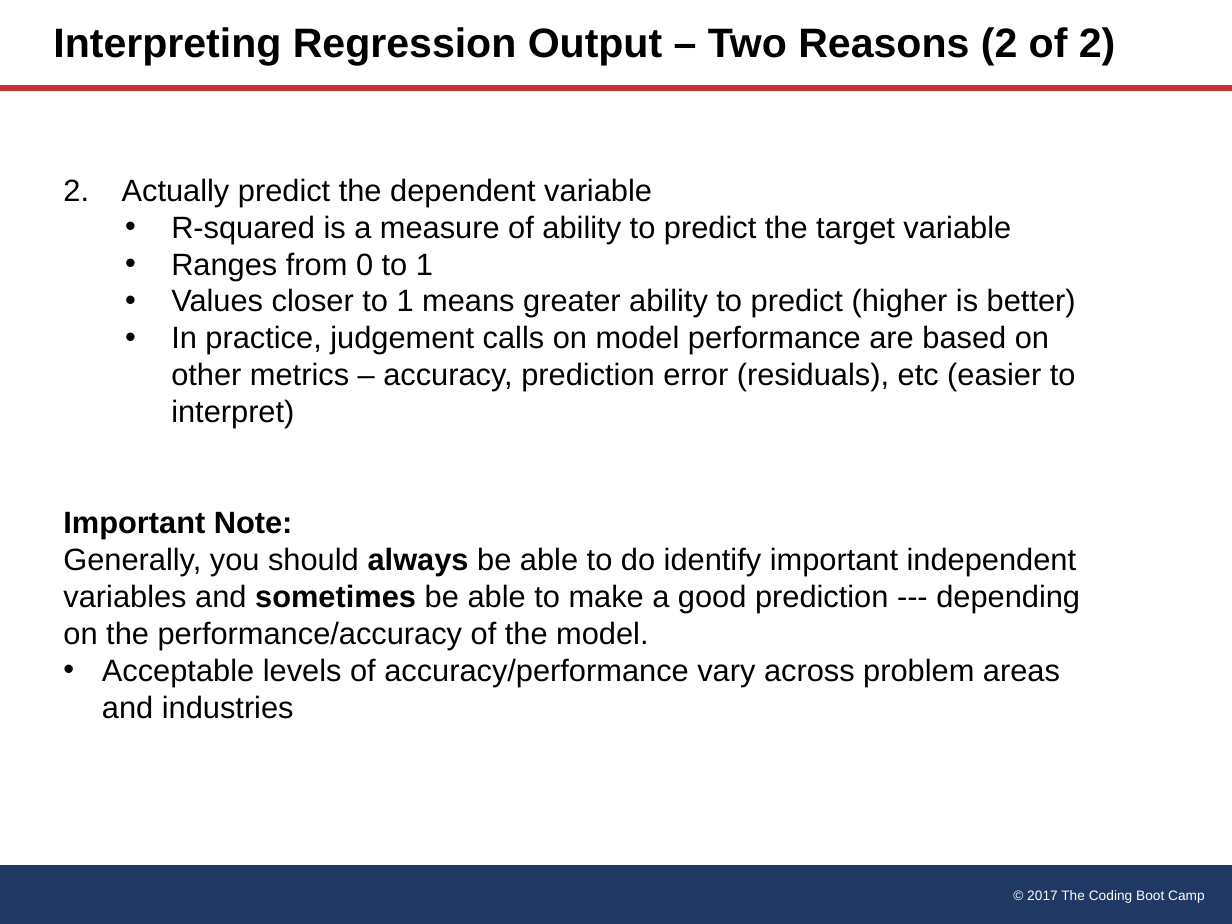
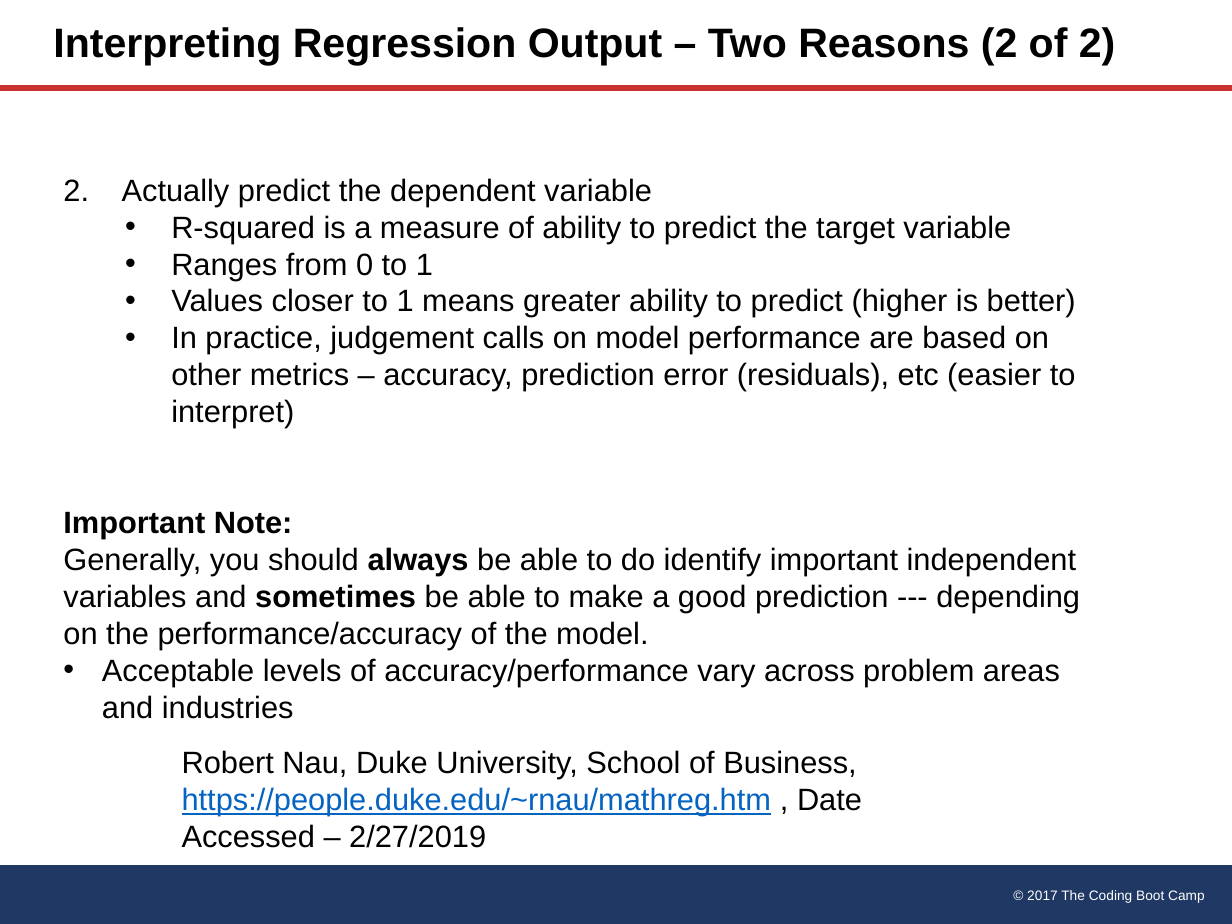
Before and after one commit to lisagee24/matplotlib_HW, a slide deck: slide 11 of 01-Excel/3/Excel_Analytics.pptx. Drawn at 1232x924 pixels with LibreOffice and Linux fonts; fonts in the diff are those of the drawing. Boxes give left, top, right and bottom in pixels: in the first picture for what was removed or moved away, otherwise in the second. Text is boxed around its words. In the diff, an @@ line names an element or a change of style, - is before the commit and + after.

```diff
--- a/01-Excel/3/Excel_Analytics.pptx
+++ b/01-Excel/3/Excel_Analytics.pptx
@@ text added at <box>182,750,862,848</box>, 18 pt, text #000000 @@
+Robert Nau, Duke University, School of Business, https://people.duke.edu/~rnau/mathreg.htm , Date Accessed – 2/27/2019
```
Also in this commit, not shown: 3 other slides changed.
